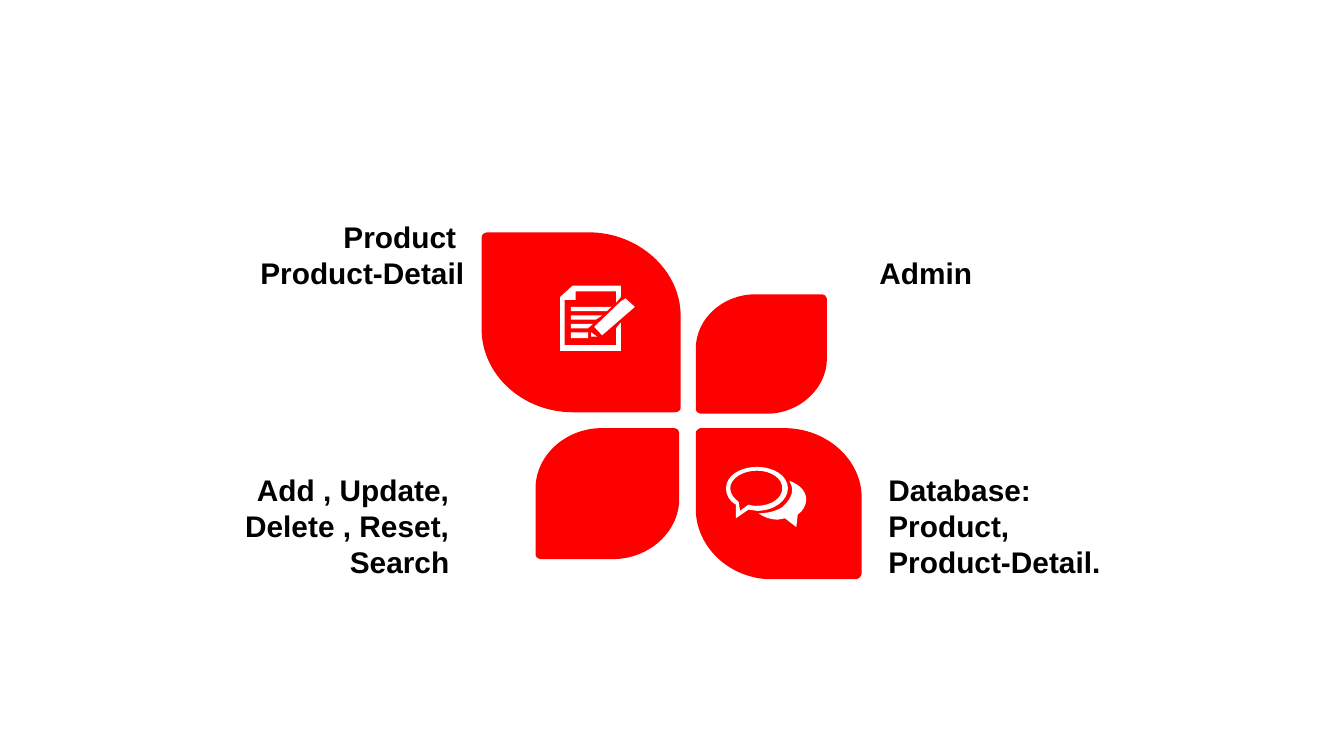
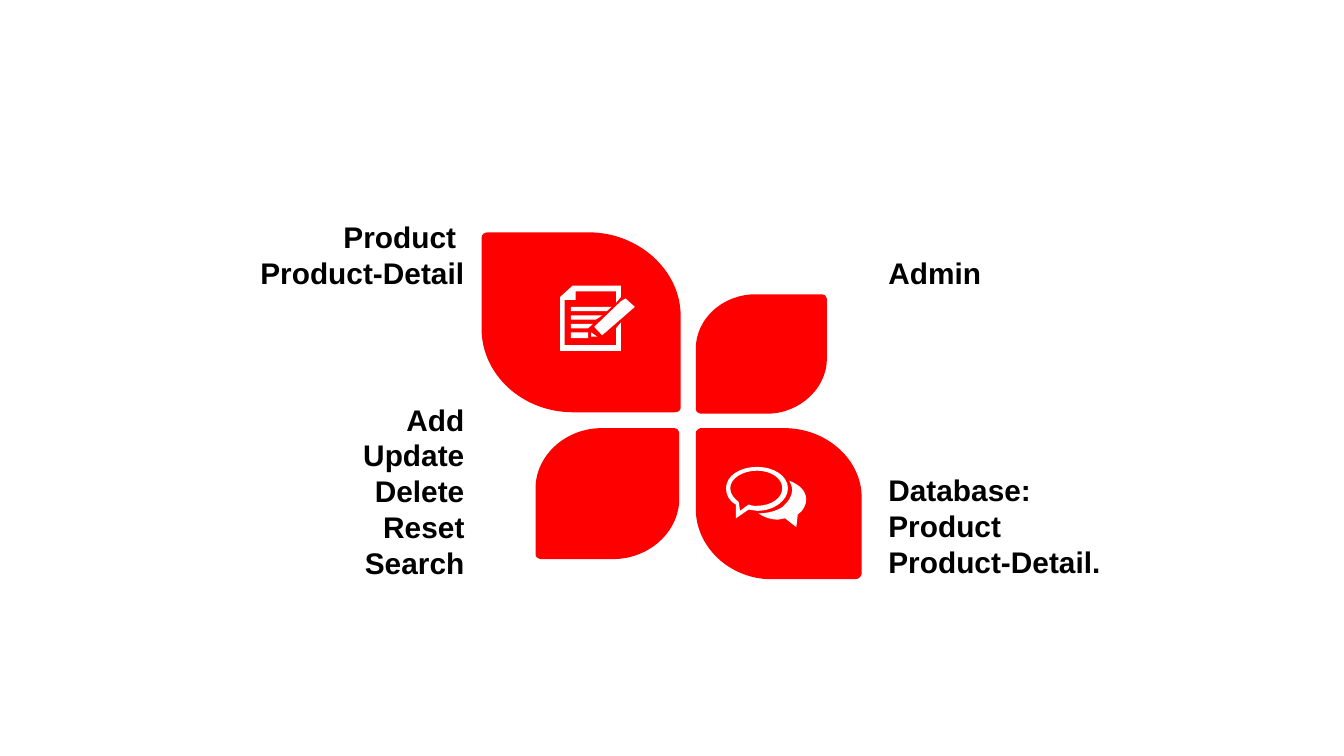
Before and after one commit to bichlienho/Group1-FlowerShop, a slide deck: slide 9 of Documents/PP.pptx. Drawn at 1344x756 pixels with LibreOffice and Linux fonts; fonts in the diff are those of the drawing. Boxes give left, top, right and bottom in pixels: in the first picture for what was removed or moved away, otherwise in the second. Text is boxed around its words. In the diff, an @@ line names an element or a change of style, - is before the commit and + after.

```diff
--- a/Documents/PP.pptx
+++ b/Documents/PP.pptx
@@ text "Admin": place and size @@
-text "Admin" at box(879, 262, 972, 285)
+text "Admin" at box(888, 262, 981, 285)
@@ text "Add": place and size @@
-text "Add" at box(245, 479, 449, 574)
+text "Add" at box(363, 409, 464, 575)
@@ text at box(363, 409, 464, 539): text changed @@
-Add , Update,
-Delete , Reset,
+Add
+Update
+Delete
+Reset
@@ text at box(888, 515, 1001, 538): text changed @@
-Product,
+Product
```
Also in this commit, not shown: 6 other slides changed, 2 slides added.
